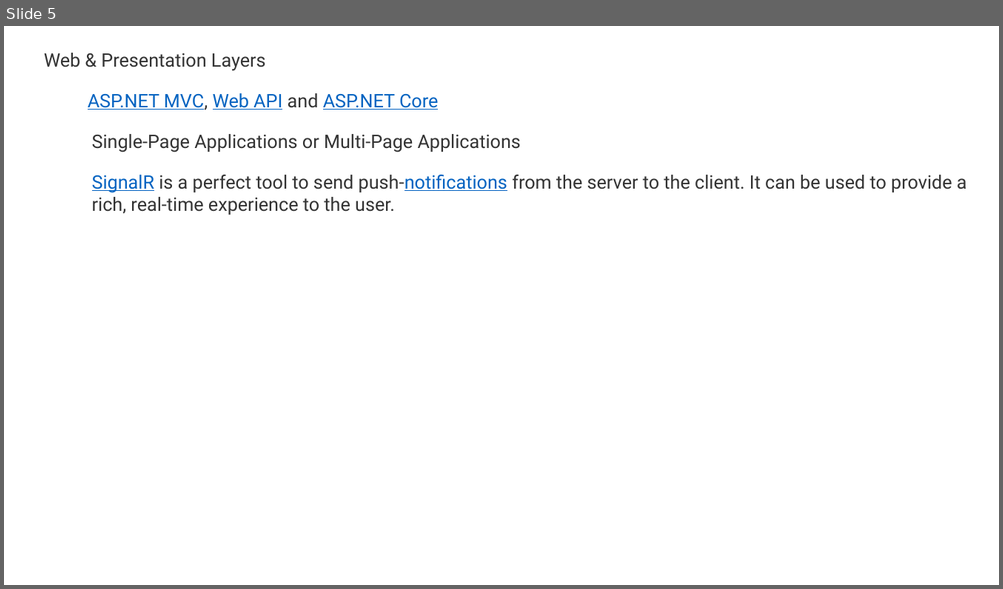
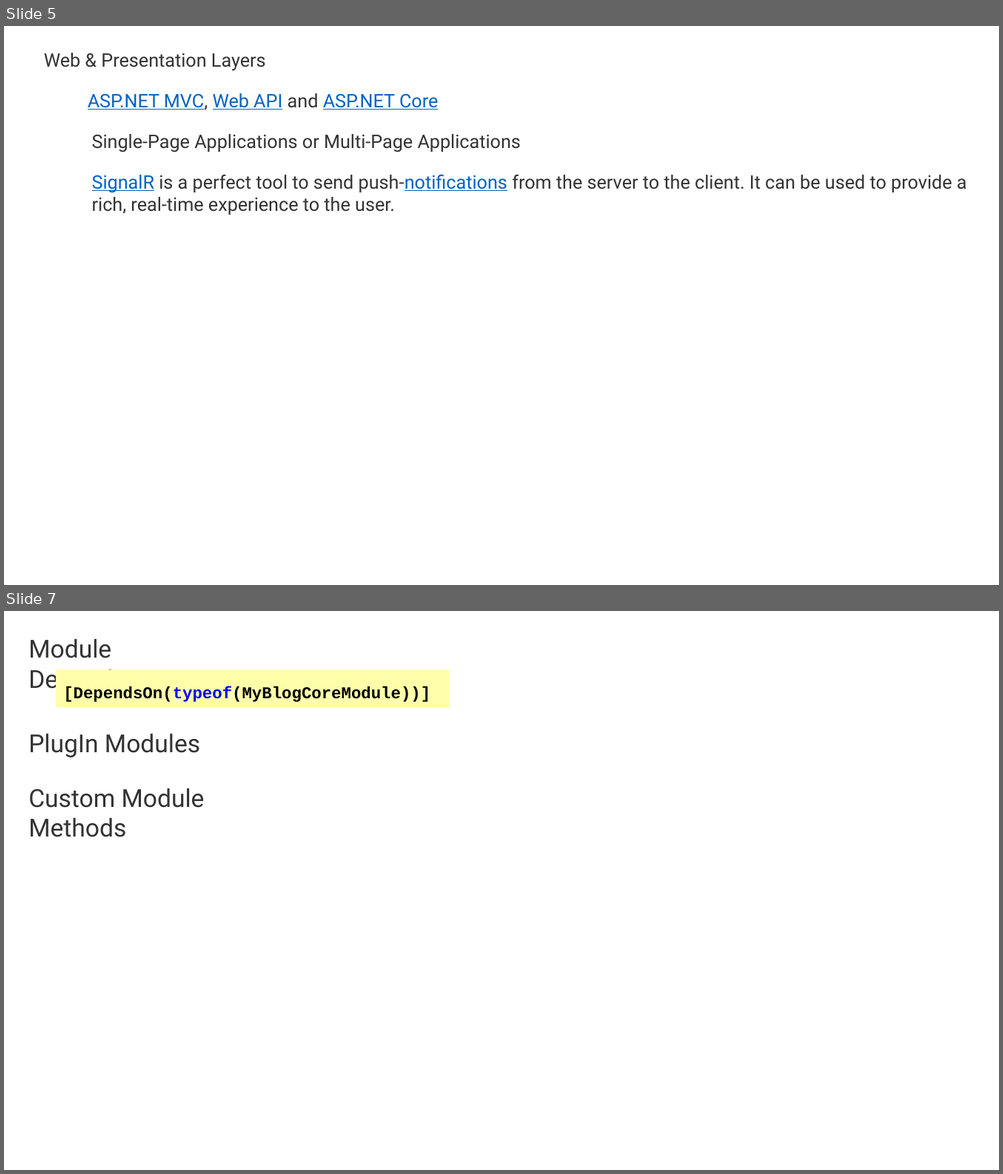
Before and after one commit to FredJiangFei/MyDocuments, a slide deck: 工作/abp/abp.pptx. Shown one above the other, each under a label of ours: slide 5 before the commit, slides 5 and 7 after it; the slides between them are not shown. The pictures are 1003x589 and 1003x1174 pixels, drawn with LibreOffice and Linux fonts; fonts in the diff are those of the drawing. Boxes give left, top, right and bottom in pixels: in the first picture for what was removed or moved away, otherwise in the second. Text is boxed around its words. In the diff, an @@ line names an element or a change of style, - is before the commit and + after.

```diff
--- a/工作/abp/abp.pptx
+++ b/工作/abp/abp.pptx
@@ slide 7 added at [4, 611, 999, 1170], background #FFFFFF @@
@@ text added at [28, 638, 185, 694], 24 pt, text #333333 @@
+Module Dependencies
@@ rectangle added at [57, 670, 449, 707], fill #FFFFAA, 16 pt, text #000000, bold @@
+[DependsOn(typeof(MyBlogCoreModule))]
@@ text added at [28, 733, 200, 758], 24 pt, text #333333 @@
+PlugIn Modules
@@ text added at [28, 788, 205, 837], 24 pt, text #333333 @@
+Custom Module Methods
```
Also in this commit, not shown: 3 other slides added, 1 slide removed.
